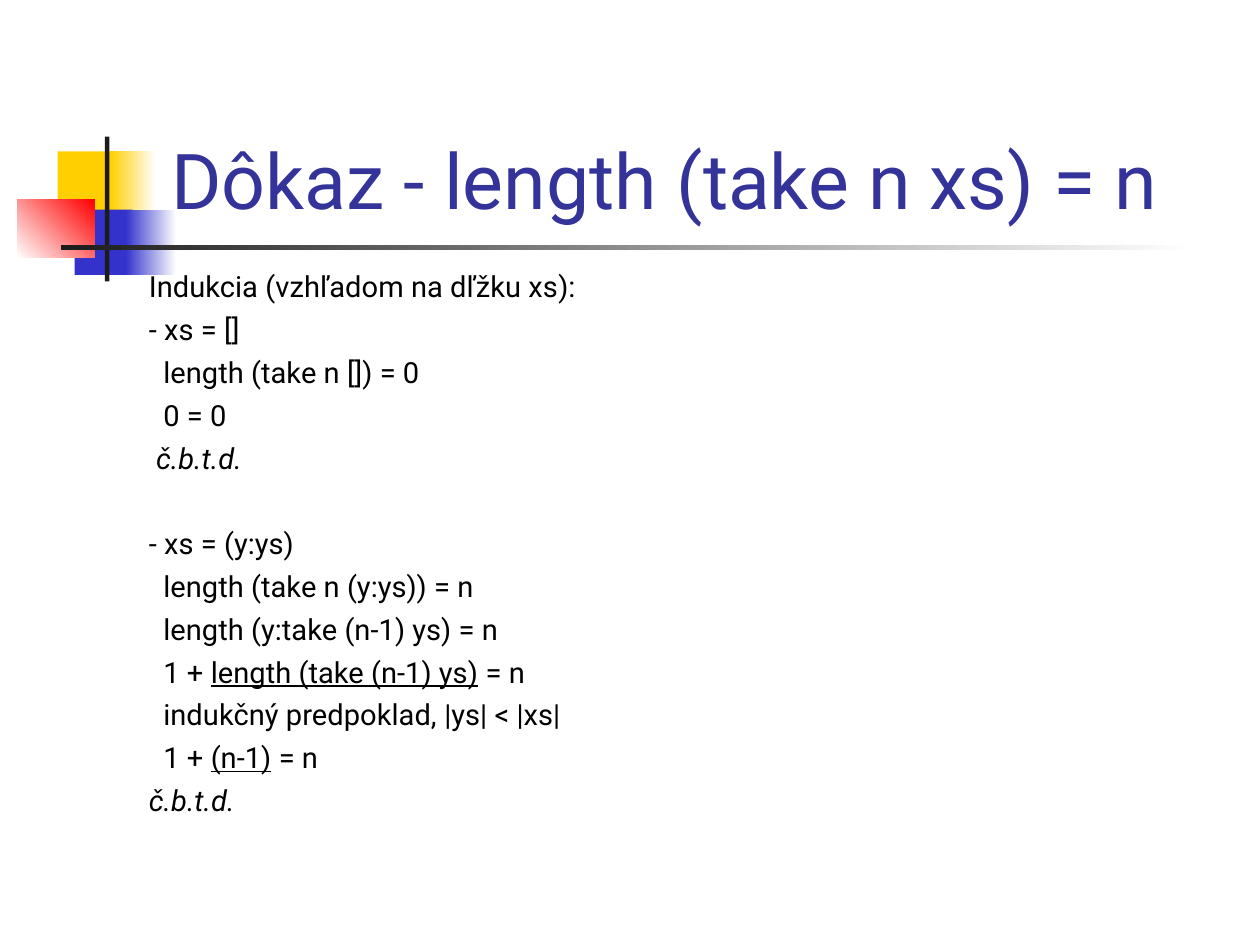
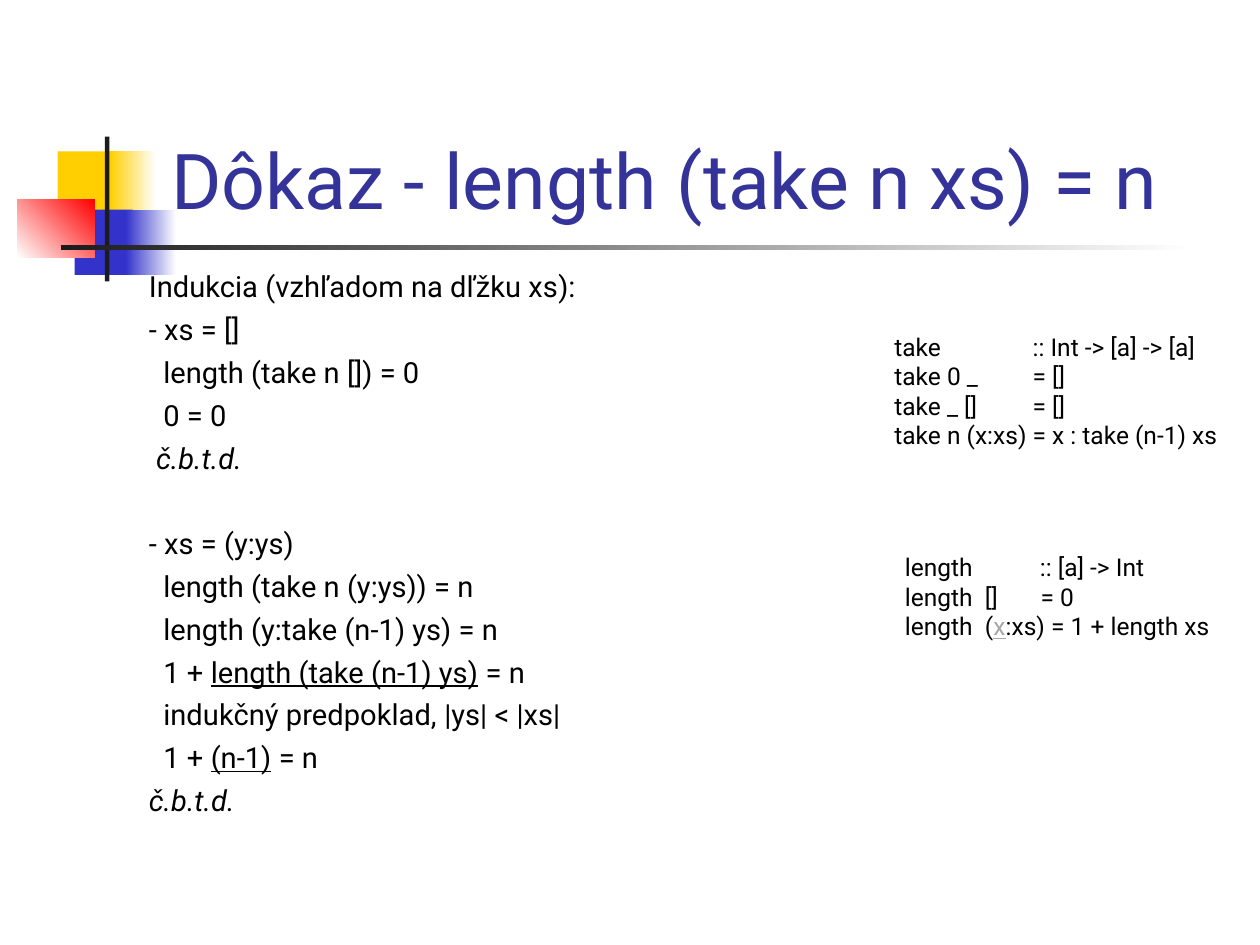
Before and after one commit to Funkcionalne/Prednasky, a slide deck: slide 3 of 02/02_fpro.ppt. Drawn at 1260x945 pixels with LibreOffice and Linux fonts; fonts in the diff are those of the drawing. Boxes give left, top, right and bottom in pixels: in the first picture for what was removed or moved away, otherwise in the second. Text is boxed around its words. In the diff, an @@ line names an element or a change of style, - is before the commit and + after.

```diff
--- a/02/02_fpro.ppt
+++ b/02/02_fpro.ppt
@@ text added at [894, 336, 1217, 450], 14 pt, text #000000 @@
+take :: Int -> [a] -> [a]
+take 0 _ = []
+take _ [] = []
+take n (x:xs) = x : take (n-1) xs
@@ text added at [905, 556, 1209, 641], 14 pt, text #000000 @@
+length :: [a] -> Int
+length [] = 0
+length (x:xs) = 1 + length xs
```
Also in this commit, not shown: 9 other slides changed, 1 slide added, 2 other files.
